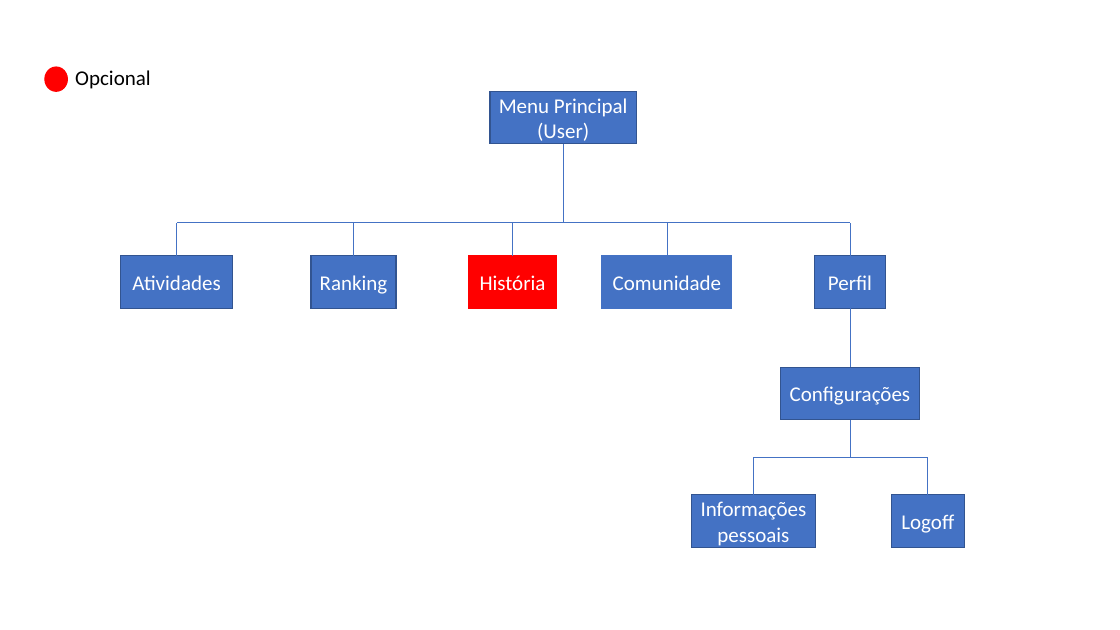
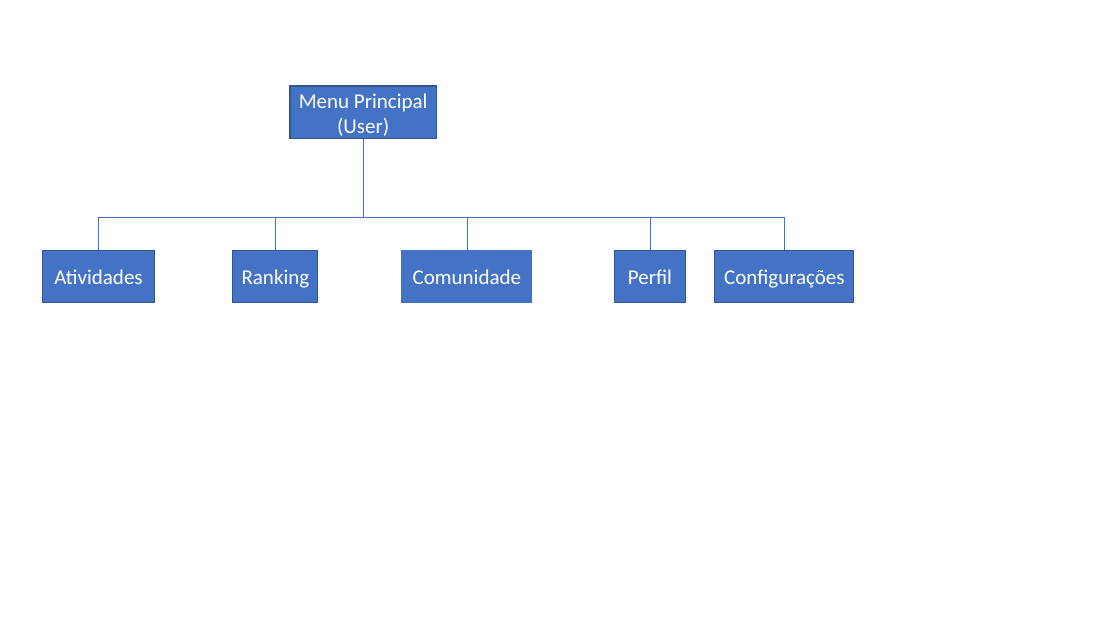
Before and after one commit to tolibras/ideias, a slide deck: slide 1 of docs/Mapa do site ToLIBRAS.pptx. Drawn at 1120x630 pixels with LibreOffice and Linux fonts; fonts in the diff are those of the drawing. Boxes give left, top, right and bottom in pixels: in the first picture for what was removed or moved away, otherwise in the second. Text is boxed around its words. In the diff, an @@ line names an element or a change of style, - is before the commit and + after.

```diff
--- a/docs/Mapa do site ToLIBRAS.pptx
+++ b/docs/Mapa do site ToLIBRAS.pptx
@@ ellipse removed at bbox=[45, 67, 67, 92] @@
@@ text removed at bbox=[75, 70, 151, 89] @@
-Opcional
@@ 3 lines, 1 rectangle: place and size @@
-3 lines, 1 rectangle at bbox=[176, 223, 572, 308]
+3 lines, 1 rectangle at bbox=[98, 218, 494, 303]
@@ 4 lines, 3 rectangles: place and size @@
-4 lines, 3 rectangles at bbox=[490, 92, 886, 308]
+4 lines, 3 rectangles at bbox=[290, 86, 686, 303]
@@ line removed from (513, 255) to (513, 223) @@
@@ line added from (650, 218) to (785, 218), #4472C4 0.5 pt @@
@@ line moved from (850, 308) - (850, 367) to (785, 218) - (785, 250) @@
@@ rectangle "Atividades": place and size @@
-rectangle "Atividades" at bbox=[120, 255, 233, 308]
+rectangle "Atividades" at bbox=[43, 250, 155, 303]
@@ rectangle removed at bbox=[469, 255, 557, 308] @@
-História
@@ rectangle "Configurações": place and size @@
-rectangle "Configurações" at bbox=[781, 367, 919, 420]
+rectangle "Configurações" at bbox=[715, 250, 854, 303]
@@ line removed from (850, 457) to (850, 420) @@
@@ line removed from (754, 495) to (754, 457) @@
@@ line removed from (928, 457) to (754, 457) @@
@@ line removed from (928, 495) to (928, 457) @@
@@ rectangle removed at bbox=[691, 495, 816, 548] @@
-Informações pessoais
@@ rectangle removed at bbox=[891, 495, 965, 548] @@
-Logoff
```
Also in this commit, not shown: 1 other file.
